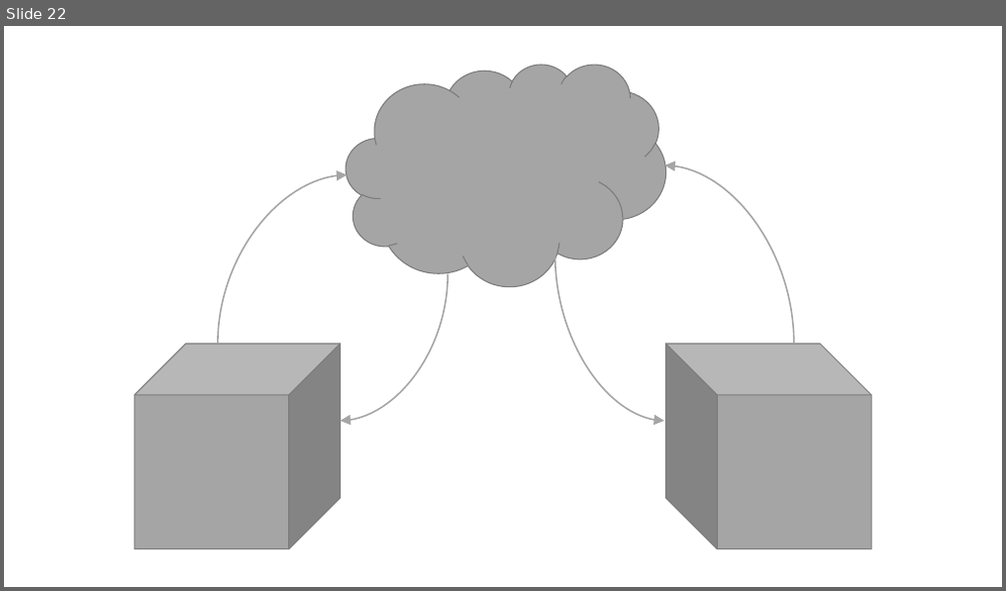
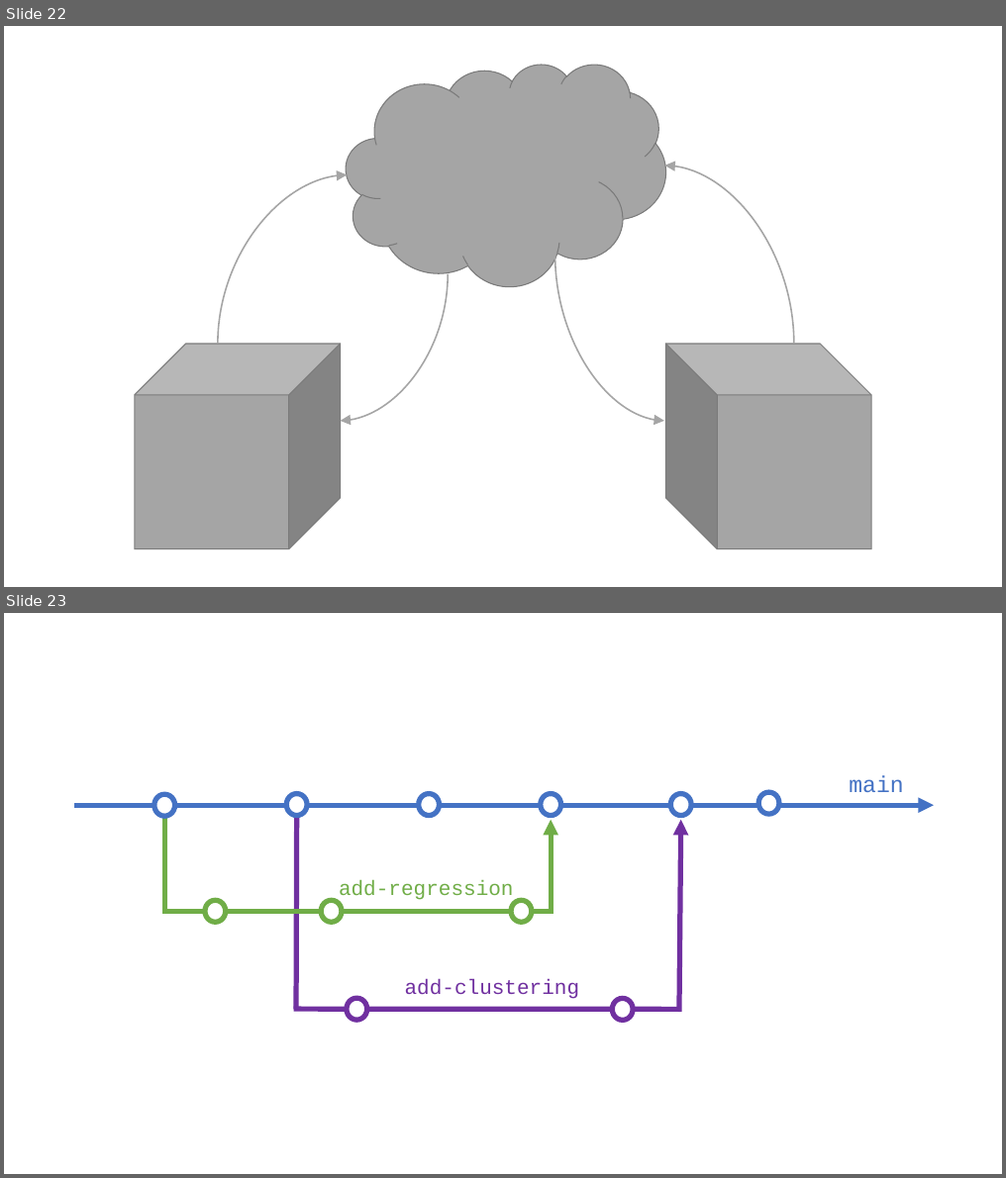
Before and after one commit to papsti/intro-to-github, a slide deck: figs/git-schema.pptx. Shown one above the other, each under a label of ours: slide 22 before the commit, slides 22 and 23 after it. The pictures are 1006x591 and 1006x1178 pixels, drawn with LibreOffice and Linux fonts; fonts in the diff are those of the drawing. Boxes give left, top, right and bottom in pixels: in the first picture for what was removed or moved away, otherwise in the second. Text is boxed around its words. In the diff, an @@ line names an element or a change of style, - is before the commit and + after.

Commit message:
complete presentation

```diff
--- a/figs/git-schema.pptx
+++ b/figs/git-schema.pptx
@@ slide 23 added at [4, 613, 1002, 1174], background #FFFFFF @@
@@ group added at [74, 775, 934, 1020]: 11 ellipses, 4 lines, 3 texts, 3 arrows @@
+add-regression
+main
+add-clustering
```
Also in this commit, not shown: 54 other files.
